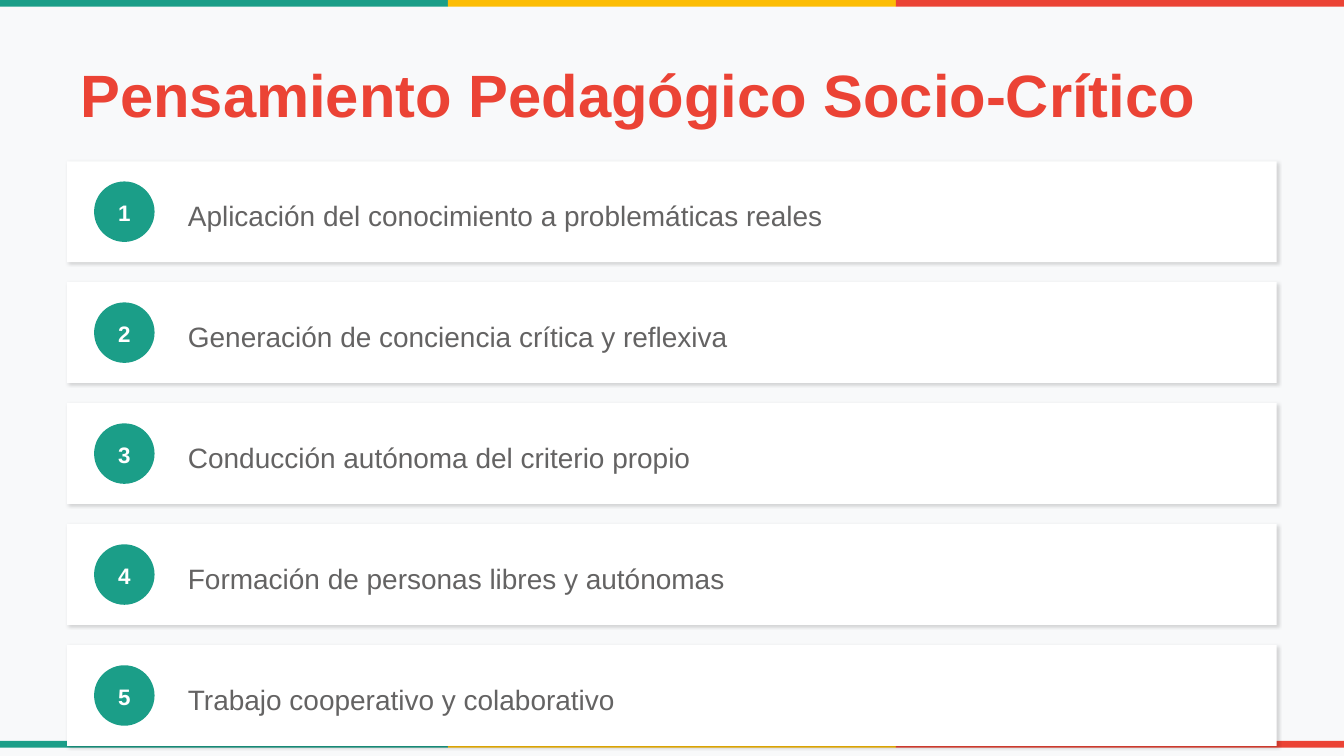
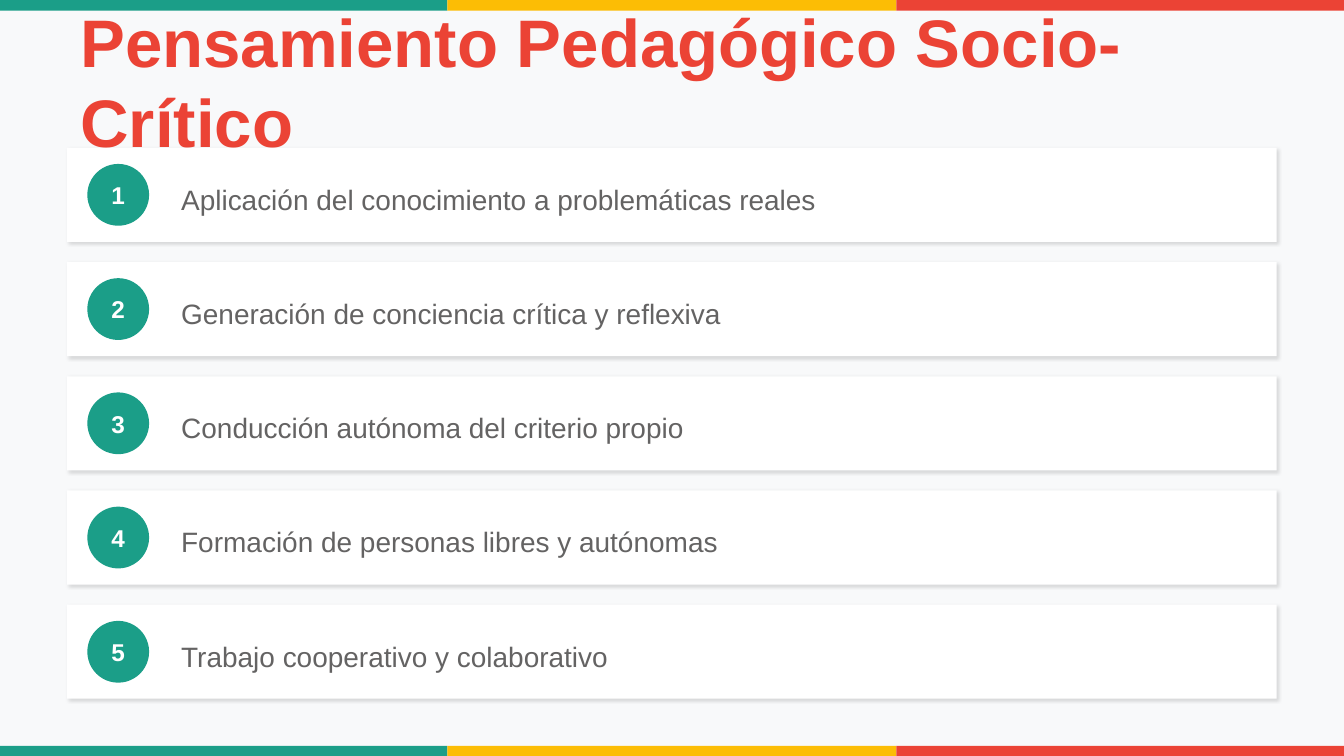
Before and after one commit to alonsoarias/ISER-PEI, a slide deck: slide 15 of PEI-UniRural-Presentacion.pptx. Drawn at 1344x756 pixels with LibreOffice and Linux fonts; fonts in the diff are those of the drawing. Boxes give left, top, right and bottom in pixels: in the first picture for what was removed or moved away, otherwise in the second. Text is boxed around its words. In the diff, an @@ line names an element or a change of style, - is before the commit and + after.

```diff
--- a/PEI-UniRural-Presentacion.pptx
+++ b/PEI-UniRural-Presentacion.pptx
@@ rectangle removed at (x1=0, y1=0, x2=448, y2=7) @@
@@ rectangle added at (x1=0, y1=0, x2=448, y2=11), fill #1B9E88 @@
@@ text "Pensamiento Pedagógico Socio-Crítico" at (x1=80, y1=17, x2=1121, y2=148): size 32 to 36 pt @@
@@ rectangle removed at (x1=448, y1=0, x2=895, y2=7) @@
@@ rectangle added at (x1=448, y1=0, x2=896, y2=11), fill #FCBD05 @@
@@ rectangle removed at (x1=896, y1=0, x2=1344, y2=7) @@
@@ rectangle added at (x1=896, y1=0, x2=1344, y2=11), fill #EB4335 @@
@@ rectangle resized from (x1=67, y1=161, x2=1277, y2=262) to (x1=67, y1=148, x2=1277, y2=242) @@
@@ 2 texts, 1 ellipse moved together from (x1=94, y1=181, x2=822, y2=242) to (x1=87, y1=164, x2=815, y2=226) @@
@@ rectangle resized from (x1=67, y1=282, x2=1277, y2=383) to (x1=67, y1=262, x2=1277, y2=356) @@
@@ 2 texts, 1 ellipse moved together from (x1=94, y1=302, x2=727, y2=363) to (x1=87, y1=278, x2=720, y2=340) @@
@@ rectangle resized from (x1=67, y1=403, x2=1277, y2=504) to (x1=67, y1=376, x2=1277, y2=470) @@
@@ 2 texts, 1 ellipse moved together from (x1=94, y1=423, x2=690, y2=484) to (x1=87, y1=392, x2=684, y2=454) @@
@@ rectangle resized from (x1=67, y1=524, x2=1277, y2=625) to (x1=67, y1=491, x2=1277, y2=585) @@
@@ 2 texts, 1 ellipse moved together from (x1=94, y1=544, x2=724, y2=605) to (x1=87, y1=507, x2=717, y2=569) @@
@@ shadow changed in 5 elements at (x1=67, y1=148, x2=1277, y2=242), (x1=67, y1=262, x2=1277, y2=356), (x1=67, y1=376, x2=1277, y2=470), (x1=67, y1=491, x2=1277, y2=585), (x1=67, y1=605, x2=1277, y2=699) @@
@@ rectangle resized from (x1=67, y1=645, x2=1277, y2=746) to (x1=67, y1=605, x2=1277, y2=699) @@
@@ size 12 to 13 pt in 5 elements at (x1=111, y1=187, x2=125, y2=204), (x1=111, y1=301, x2=125, y2=318), (x1=111, y1=416, x2=125, y2=434), (x1=111, y1=530, x2=125, y2=547), (x1=111, y1=644, x2=125, y2=662) @@
@@ 2 texts, 1 ellipse moved together from (x1=94, y1=665, x2=615, y2=726) to (x1=87, y1=621, x2=608, y2=683) @@
@@ rectangle removed at (x1=0, y1=741, x2=448, y2=747) @@
@@ rectangle added at (x1=0, y1=746, x2=448, y2=756), fill #1B9E88 @@
@@ rectangle removed at (x1=448, y1=741, x2=895, y2=747) @@
@@ rectangle added at (x1=448, y1=746, x2=896, y2=756), fill #FCBD05 @@
@@ rectangle removed at (x1=896, y1=741, x2=1344, y2=747) @@
@@ rectangle added at (x1=896, y1=746, x2=1344, y2=756), fill #EB4335 @@
```
Also in this commit, not shown: 38 other slides changed, 1 other file.
